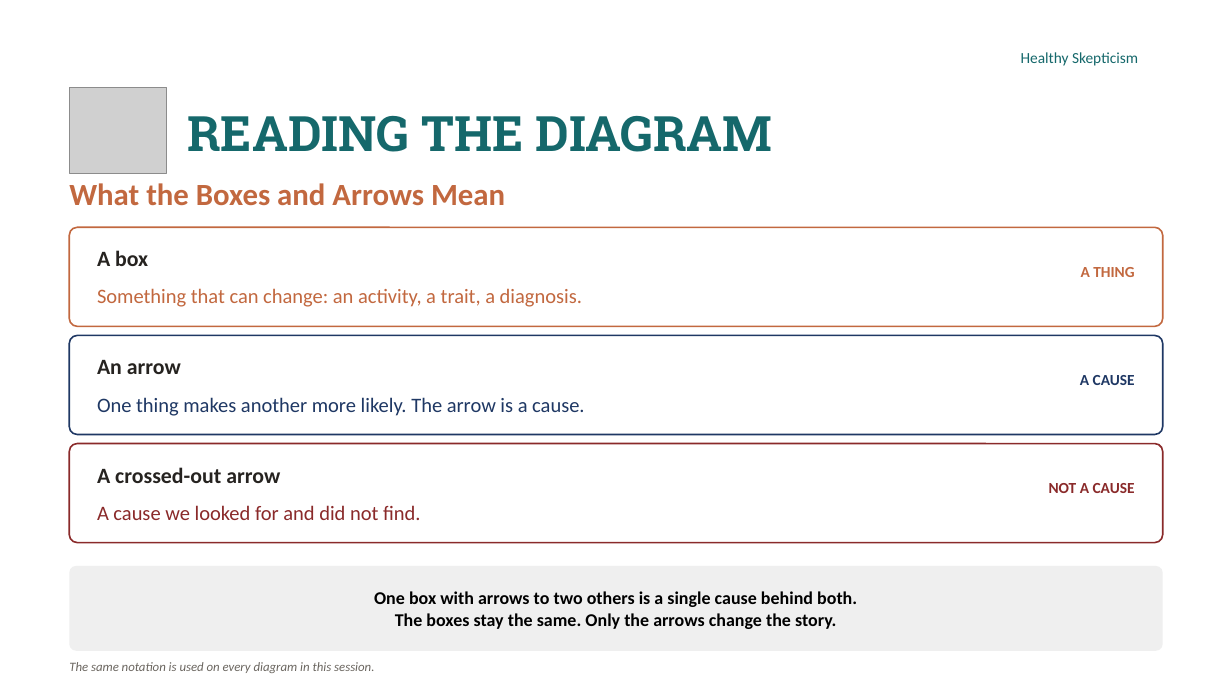
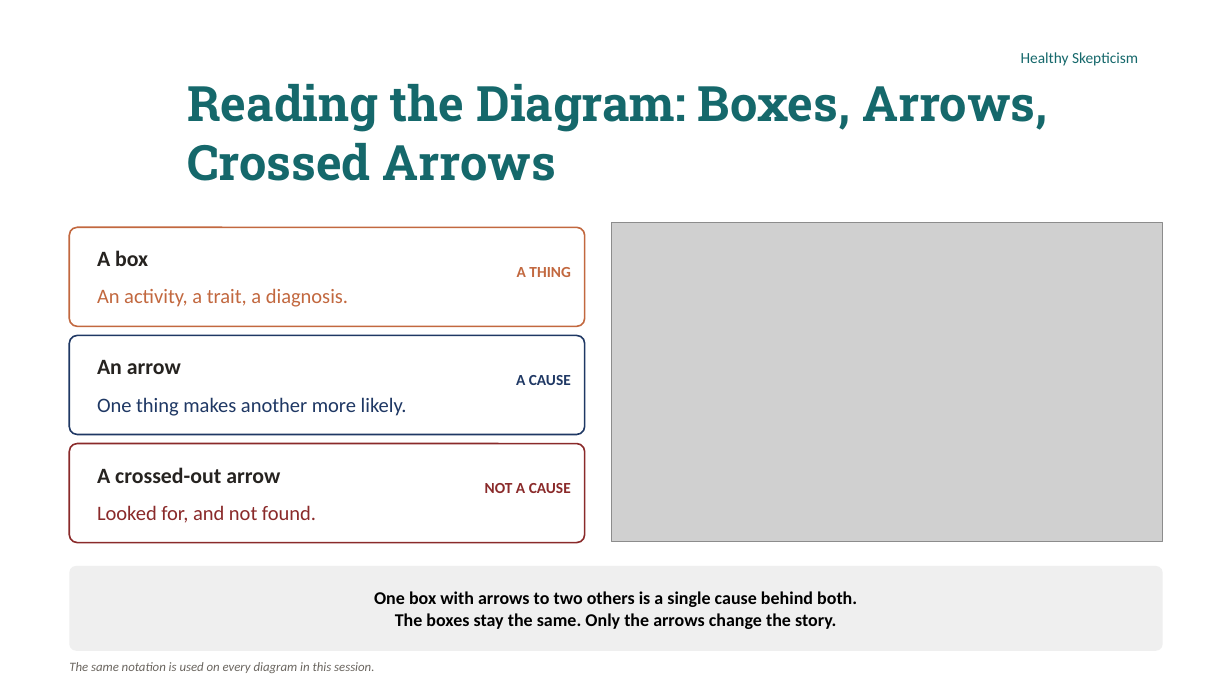
Before and after one commit to murraygmail/healthy-skepticism, a slide deck: slide 14 of materials/Day4.pptx (slide 18 before the commit). Drawn at 1232x693 pixels with LibreOffice and Linux fonts; fonts in the diff are those of the drawing; grey boxes stand for pictures; background and template pictures are left out. Boxes give left, top, right and bottom in pixels: in the first picture for what was removed or moved away, otherwise in the second. Text is boxed around its words. In the diff, an @@ line names an element or a change of style, - is before the commit and + after.

```diff
--- a/materials/Day4.pptx
+++ b/materials/Day4.pptx
@@ picture removed at [69, 87, 167, 173] @@
@@ title at [187, 84, 1047, 181]: text changed @@
-READING THE DIAGRAM
+Reading the Diagram: Boxes, Arrows, Crossed Arrows
@@ text removed at [69, 183, 505, 206] @@
-What the Boxes and Arrows Mean
@@ rounded rectangle: place and size @@
-rounded rectangle at [69, 227, 1163, 326]
+rounded rectangle at [69, 227, 585, 326]
@@ picture added at [612, 223, 1164, 543] @@
@@ text "A THING": place and size @@
-text "A THING" at [1081, 267, 1134, 277]
+text "A THING" at [517, 267, 570, 277]
@@ text at [97, 288, 348, 307]: text changed @@
-Something that can change: an activity, a trait, a diagnosis.
+An activity, a trait, a diagnosis.
@@ rounded rectangle: place and size @@
-rounded rectangle at [69, 335, 1163, 434]
+rounded rectangle at [69, 335, 585, 434]
@@ text "A CAUSE": place and size @@
-text "A CAUSE" at [1080, 375, 1135, 385]
+text "A CAUSE" at [516, 375, 571, 385]
@@ text at [97, 397, 407, 416]: text changed @@
-One thing makes another more likely. The arrow is a cause.
+One thing makes another more likely.
@@ rounded rectangle: place and size @@
-rounded rectangle at [69, 444, 1163, 543]
+rounded rectangle at [69, 444, 585, 543]
@@ text "NOT A CAUSE": place and size @@
-text "NOT A CAUSE" at [1049, 483, 1135, 493]
+text "NOT A CAUSE" at [485, 483, 571, 493]
@@ text at [97, 505, 316, 523]: text changed @@
-A cause we looked for and did not find.
+Looked for, and not found.
```
Also in this commit, not shown: 16 other slides changed, 6 slides added, 6 slides removed, 3 other files.
